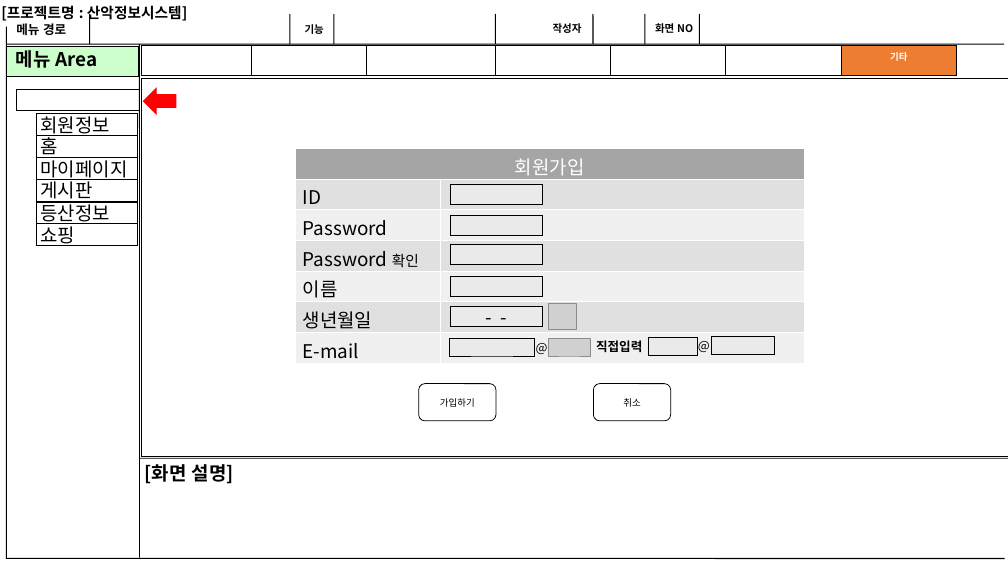
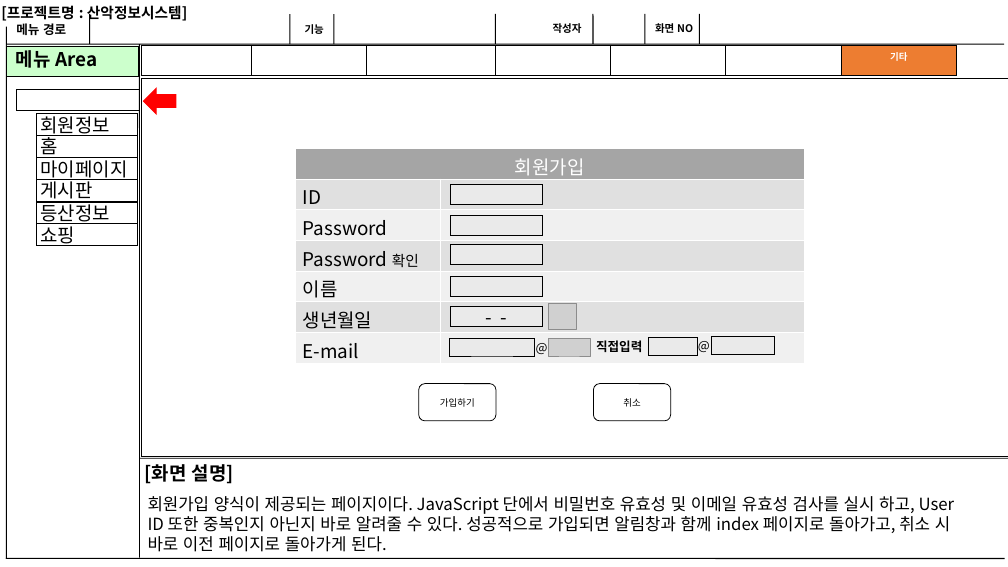
Before and after one commit to DDAMDOO/project, a slide deck: slide 2 of documents/스토리보드_5조_종합.pptx. Drawn at 1008x567 pixels with LibreOffice and Linux fonts; fonts in the diff are those of the drawing; grey boxes stand for pictures. Boxes give left, top, right and bottom in pixels: in the first picture for what was removed or moved away, otherwise in the second. Text is boxed around its words. In the diff, an @@ line names an element or a change of style, - is before the commit and + after.

```diff
--- a/documents/스토리보드_5조_종합.pptx
+++ b/documents/스토리보드_5조_종합.pptx
@@ text added at bbox=[148, 496, 955, 552], 16 pt, text #000000 @@
+회원가입 양식이 제공되는 페이지이다. JavaScript 단에서 비밀번호 유효성 및 이메일 유효성 검사를 실시 하고, User ID 또한 중복인지 아닌지 바로 알려줄 수 있다. 성공적으로 가입되면 알림창과 함께 index 페이지로 돌아가고, 취소 시 바로 이전 페이지로 돌아가게 된다.
```
Also in this commit, not shown: 1 other slide changed, 16 other files.
